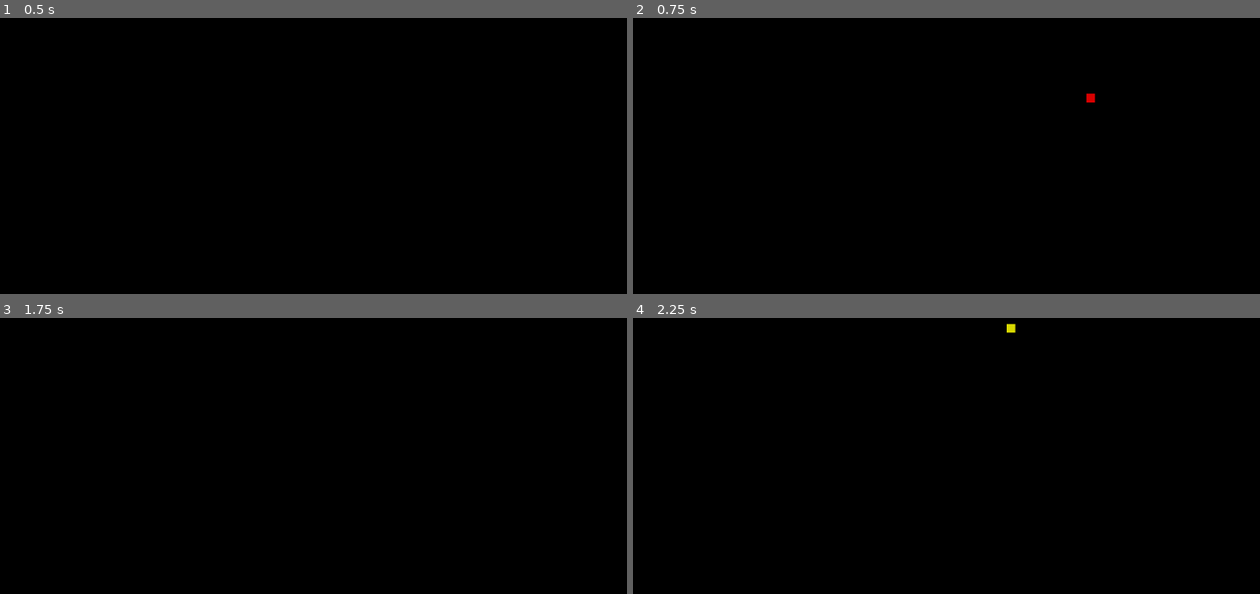
Above: before the commit, frames 1-4 (two rows, left to right).
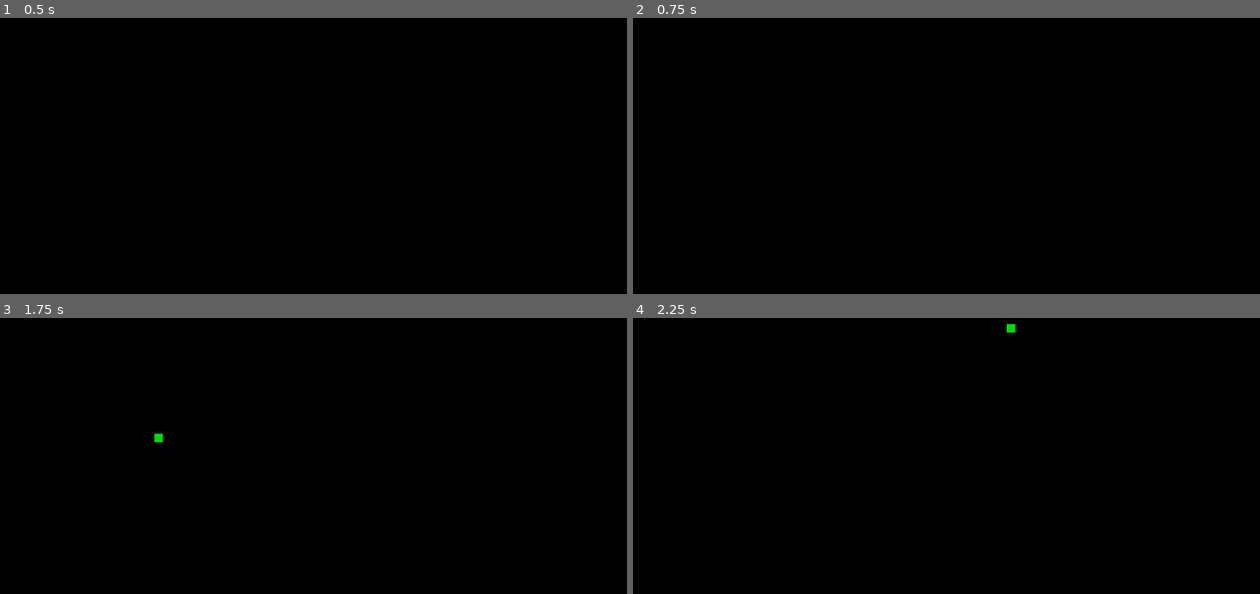
Above: after the commit, the same moments.

Repository: javier-adrian/AStar-GDS
Game: Godot game, scene res://scenes/main/main.tscn
Same seed, same stepped clock (60 frames per second), same inputs: the game is played once before the commit and once after it.
Inputs (mouse positions are in pixels of both pictures, inside the frame that each line leads up to):
- Up to frame 1 (0.5 s): no input
- Up to frame 2 (0.75 s): tap Enter at 0.5 s; move the mouse to (1096, 95) at 0.52 s; hold Backspace (erase) from 0.53 s (still down); tap B (end) at 0.6 s
- Up to frame 3 (1.75 s): tap A (start) at 1.25, 1.55 s; move the mouse to (156, 436) at 1.27 s; release Backspace (erase) at 1.28 s; tap Backspace (erase) at 1.35 s
- Up to frame 4 (2.25 s): tap A (start) at 2, 2.1 s; move the mouse to (1009, 326) at 2.02 s; hold . (step) from 2.03 s (still down)

Frame 1 is identical in both runs. In frame 2, less than 0.1% of the frame differs, in the area x 72-74%, y 27-31%; in frame 3, less than 0.1%, in the area x 24-27%, y 41-46%; in frame 4, less than 0.1%.
Error before the commit: Invalid access to property or key 'x' on a base object of type 'RefCounted (Cell)'. (res://scenes/graph/graph.gd:81)

Commit message:
add erase functionality

Diff:
--- a/scenes/graph/graph.gd
+++ b/scenes/graph/graph.gd
@@ -12,6 +12,8 @@
 var end: Vector2i
 
 var found: bool
+var start_is_ready: bool = false
+var end_is_ready: bool = false
 
 var open: Dictionary
 var closed: Dictionary
@@ -20,88 +22,97 @@
 
 
 func step() -> void:
-    if found: return
-    if !start && !end: return
+	if found || !start_is_ready || !end_is_ready: return
 
-    if open.is_empty():
-        open[start] = Cell.new(start, null)
+	if open.is_empty():
+		open[start] = Cell.new(start, null)
 
-    search()
+	search()
 
 
 func replace_cell(layer: int, target: Vector2i, old: Vector2i) -> void:
-    set_cell(layer, target, 0, Vector2i(0,0))
-    erase_cell(layer, old)
+	set_cell(layer, target, 0, Vector2i(0,0))
+	erase_cell(layer, old)
 
 
 func erase(target: Vector2i) -> void:
-    erase_cell(0, target)
-    erase_cell(1, target)
-    erase_cell(2, target)
+	match target:
+		start:
+			erase_cell(START, target)
+			start = Vector2i.ZERO
+			start_is_ready = false
+		end:
+			erase_cell(END, target)
+			end = Vector2i.ZERO
+			end_is_ready = false
+		_:
+			erase_cell(WALL, target)
 
 
 func is_empty(target: Vector2i) -> bool:
-    return !(wall.has(target) || target == start || target == end)
+	return !(wall.has(target) || target == start || target == end)
 
 
 func add_wall(target: Vector2i) -> void:
-    if is_empty(target):
-        set_cell(WALL, target, 0, Vector2i(0,0))
-        wall.append(target)
+	if is_empty(target):
+		set_cell(WALL, target, 0, Vector2i(0,0))
+		wall.append(target)
 
 
 func place_start(target: Vector2i) -> void:
-    if is_empty(target):
-        replace_cell(START, target, start)
-        start = target
+	if is_empty(target):
+		replace_cell(START, target, start)
+		start = target
+		start_is_ready = true
 
 
 func place_end(target: Vector2i) -> void:
-    if is_empty(target):
-        replace_cell(END, target, end)
-        end = target
+	if is_empty(target):
+		replace_cell(END, target, end)
+		end = target
+		end_is_ready = true
 
 
 func search() -> void:
-    var q: Cell
-    var successors: Array[Cell]
+	var q: Cell
+	var successors: Array[Cell]
 
-    for cell in open:
-        if (q && ((open[cell].f <= q.f) || (open[cell].h < q.h))) || !q:
-            q = open[cell]
+	for cell in open:
+		if (q && ((open[cell].f <= q.f) || (open[cell].h < q.h))) || !q:
+			q = open[cell]
 
-    open.erase(q.position)
-    erase_cell(OPEN, q.position)
+	open.erase(q.position)
+	erase_cell(OPEN, q.position)
 
-    clear_layer(CURRENT)
-    set_cell(CURRENT, q.position, 0, Vector2i(0,0))
+	clear_layer(CURRENT)
+	set_cell(CURRENT, q.position, 0, Vector2i(0,0))
 
-    for x in range(q.position.x - 1, q.position.x + 2):
-        for y in range(q.position.y - 1, q.position.y + 2):
-            if !(x == q.x && y == q.y):
-                successors.append(Cell.new(Vector2i(x,y), q))
+	for x in range(q.position.x - 1, q.position.x + 2):
+		for y in range(q.position.y - 1, q.position.y + 2):
+			if !(x == q.position.x && y == q.position.y):
+				successors.append(Cell.new(Vector2i(x,y), q))
 
-    for successor in successors:
-        if successor.position == end:
-            found = true
-            continue
-        if successor.position == start || successor.position in get_used_cells(WALL):
-            continue
-        else:
-            successor.g = q.g + successor.distance_to(q.position)
-            successor.h = successor.distance_to(end)
-            successor.f = successor.g + successor.h
+	for successor in successors:
+		if successor.position == end:
+			found = true
+			continue
+		if successor.position == start || successor.position in get_used_cells(WALL):
+			continue
+		else:
+			successor.g = q.g + successor.distance_to(q.position)
+			successor.h = successor.distance_to(end)
+			successor.f = successor.g + successor.h
 
-            if open.has(successor.position):
-                if open[successor.position].f < successor.f:
-                    continue
-            if closed.has(successor.position):
-                if closed[successor.position].f < successor.f:
-                    continue
-            else:
-                open[successor.position] = successor
-                set_cell(OPEN, successor.position, 0, Vector2i(0, 0))
+			if open.has(successor.position):
+				if open[successor.position].f < successor.f:
+					continue
+			if closed.has(successor.position):
+				if closed[successor.position].f < successor.f:
+					continue
+			else:
+				open[successor.position] = successor
+				set_cell(OPEN, successor.position, 0, Vector2i(0, 0))
 
-    if q.position != start && q.position != end:
-        closed[q.position] = q
-        set_cell(CLOSED, q.position, 0, Vector2i(0, 0))
+	if q.position != start && q.position != end:
+		closed[q.position] = q
+		set_cell(CLOSED, q.position, 0, Vector2i(0, 0))
--- a/scenes/main/main.gd
+++ b/scenes/main/main.gd
@@ -23,3 +23,6 @@
 
     if Input.is_action_pressed("step"):
         graph.step()
+
+    if Input.is_action_pressed("erase"):
+        graph.erase(target)
